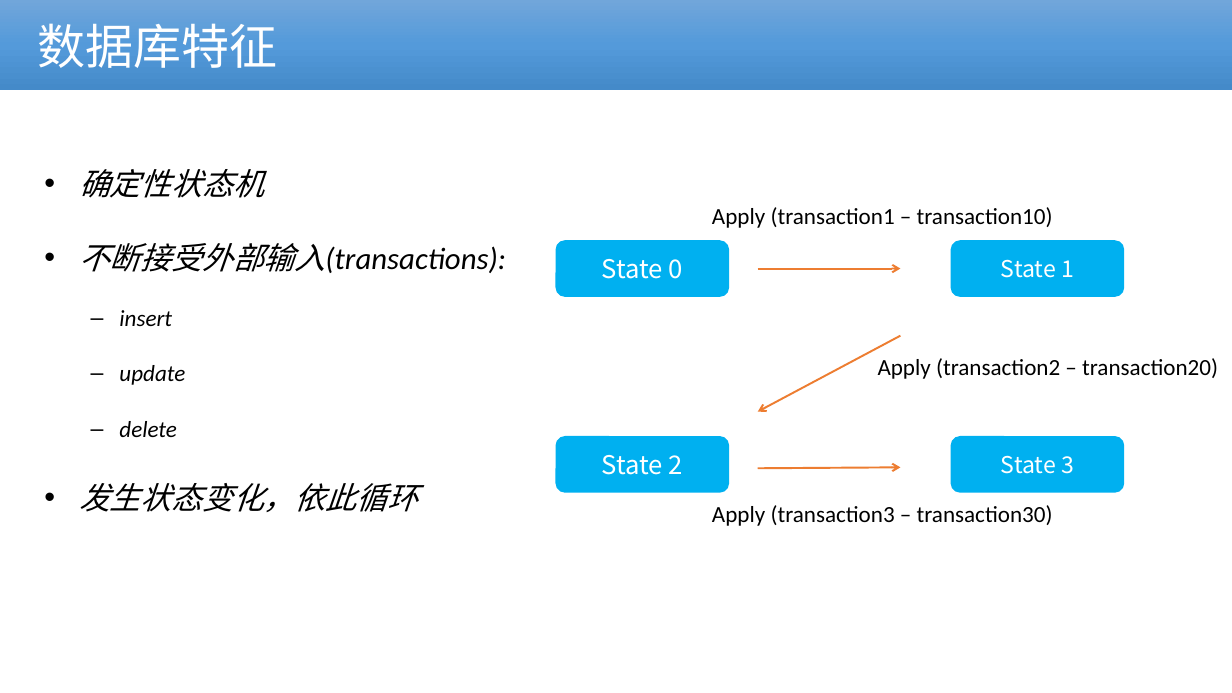
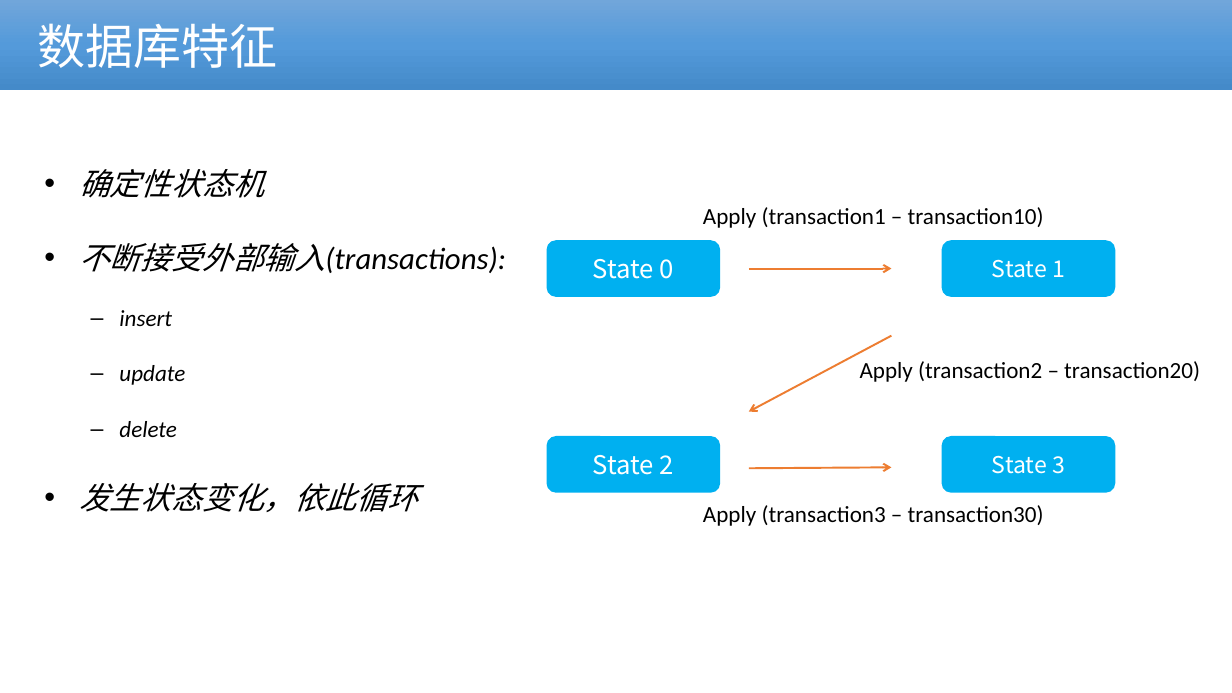
Before and after one commit to cmdpos/gaia, a slide deck: slide 7 of ppt/blockchain-dex.pptx. Drawn at 1232x693 pixels with LibreOffice and Linux fonts; fonts in the diff are those of the drawing; background and template pictures are left out. Boxes give left, top, right and bottom in pixels: in the first picture for what was removed or moved away, otherwise in the second. Text is boxed around its words. In the diff, an @@ line names an element or a change of style, - is before the commit and + after.

```diff
--- a/ppt/blockchain-dex.pptx
+++ b/ppt/blockchain-dex.pptx
@@ 4 rounded rectangles, 3 arrows, 2 texts: place and size @@
-4 rounded rectangles, 3 arrows, 2 texts at (555, 207, 1125, 526)
+4 rounded rectangles, 3 arrows, 2 texts at (547, 207, 1116, 526)
@@ text "Apply (transaction2 – transaction20)": place and size @@
-text "Apply (transaction2 – transaction20)" at (878, 358, 1218, 379)
+text "Apply (transaction2 – transaction20)" at (860, 361, 1200, 382)
```
Also in this commit, not shown: 10 other slides changed, 1 slide added, 2 slides removed, 1 other file.
